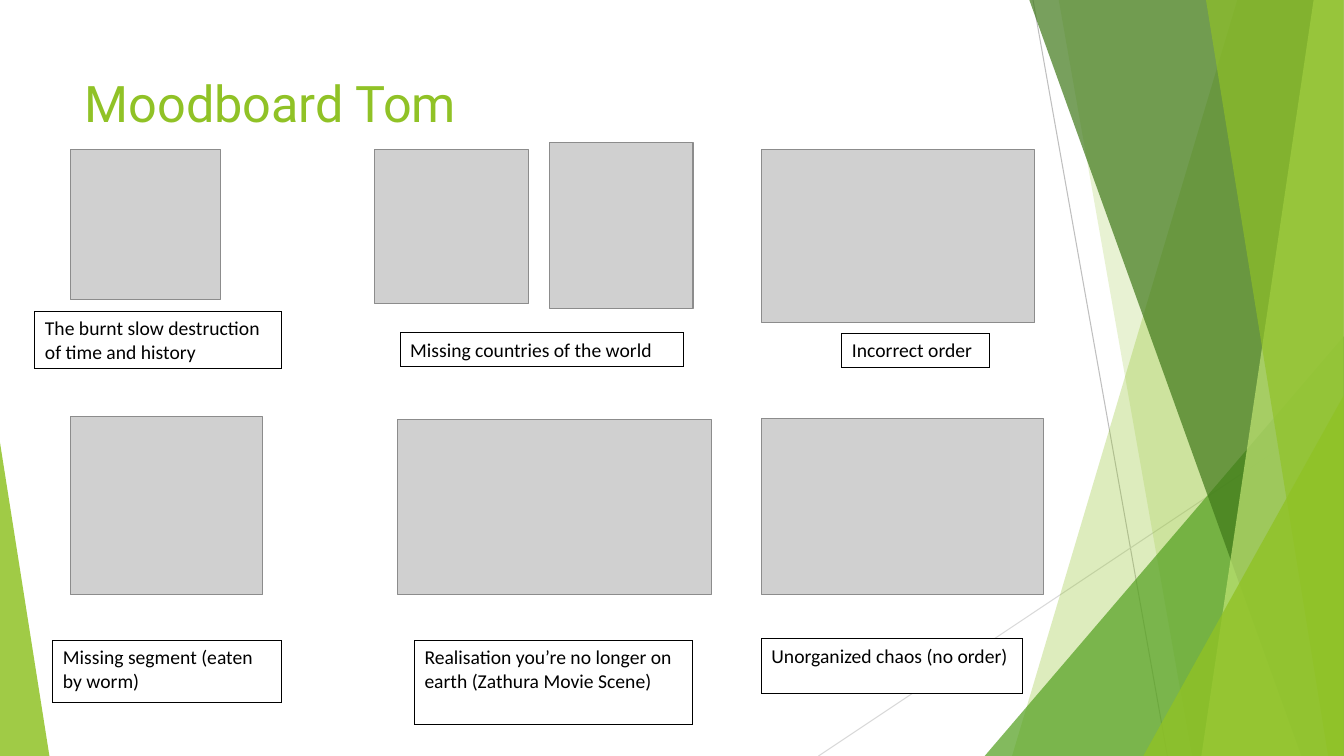
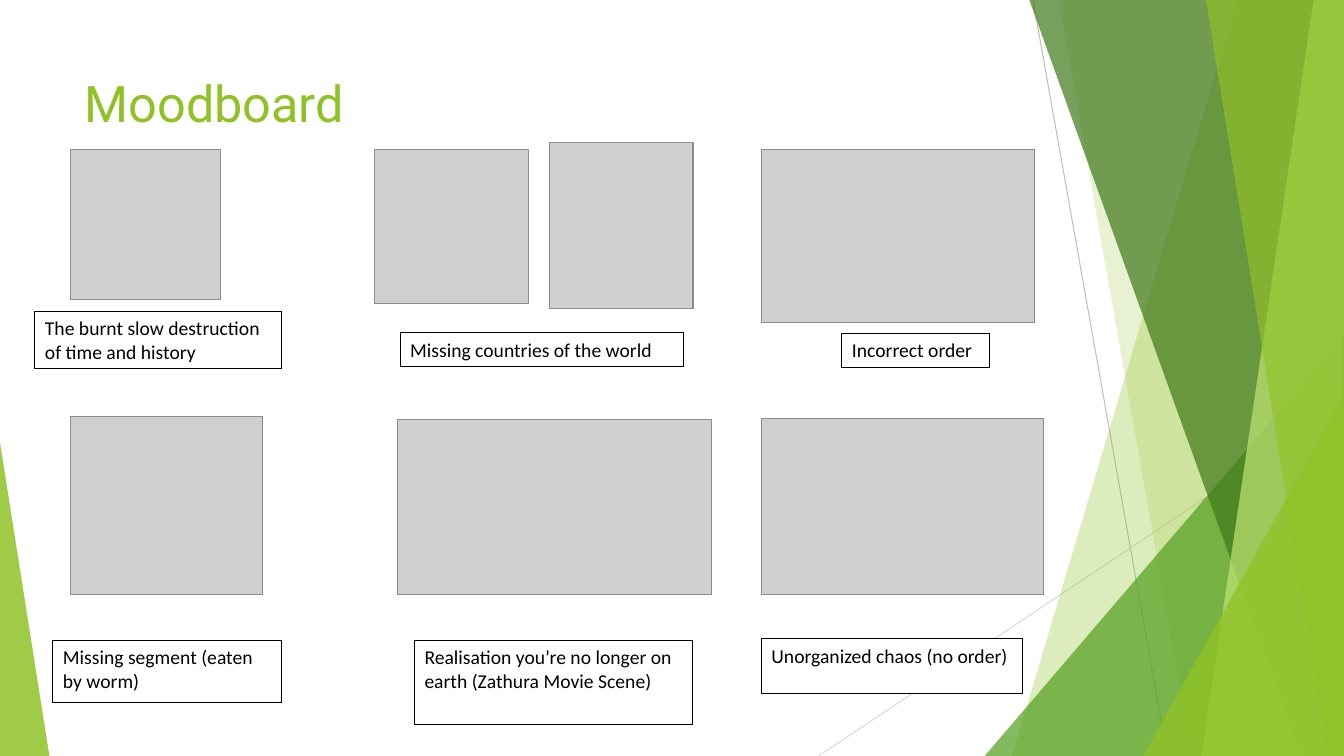
Before and after one commit to UoSGamesGroups/first-semester-l4-5-group-14, a slide deck: slide 6 of Group 14.pptx. Drawn at 1344x756 pixels with LibreOffice and Linux fonts; fonts in the diff are those of the drawing; grey boxes stand for pictures. Boxes give left, top, right and bottom in pixels: in the first picture for what was removed or moved away, otherwise in the second. Text is boxed around its words. In the diff, an @@ line names an element or a change of style, - is before the commit and + after.

```diff
--- a/Group 14.pptx
+++ b/Group 14.pptx
@@ title at box(85, 84, 344, 123): text changed @@
-Moodboard Tom
+Moodboard
```
Also in this commit, not shown: 6 other slides changed.
